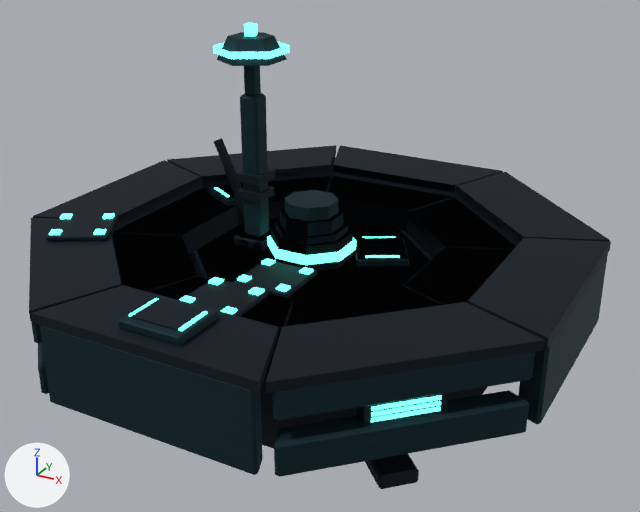
Renders of the glTF model models/module_forms.glb from each side of a commit.
One viewpoint serves both versions: a camera (50 mm lens) standing at (3.6, -6.4, 4.05) and looking at (0.17, -0.15, 0.93). The axes (+X, +Y, +Z) are drawn at lower left. The lights are the same throughout. The first picture is the older version.

Objects in the first picture: 'module_form_0', 'module_form_1', 'module_form_2'.
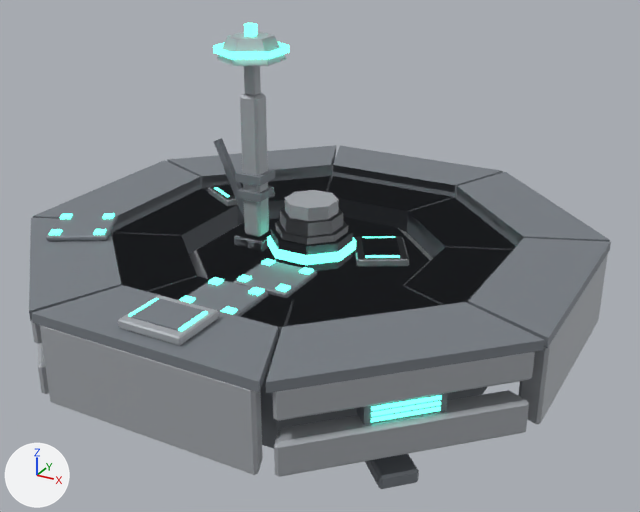
What the commit changed:
Material 'sentinel_hull' (mat_sentinel_hull) changes colour from dark cyan #12303a to light grey #b9bdc2; in linear values from (0.00605, 0.0296, 0.0423) to (0.485, 0.509, 0.539).
Material 'sentinel_plate' (mat_sentinel_plate) changes colour from dark blue #16222c to grey #8e949b; in linear values from (0.00802, 0.016, 0.0252) to (0.27, 0.296, 0.328).

Changed parts and their boxes (x1, y1, x2, y2) in the pictures (640 x 512 px):
'module_form_2', recoloured (lighter): (29, 29, 611, 489) in both
'module_form_1', recoloured: (179, 166, 409, 316) in both
'module_form_0', recoloured (lighter): (234, 241, 409, 298) in both
